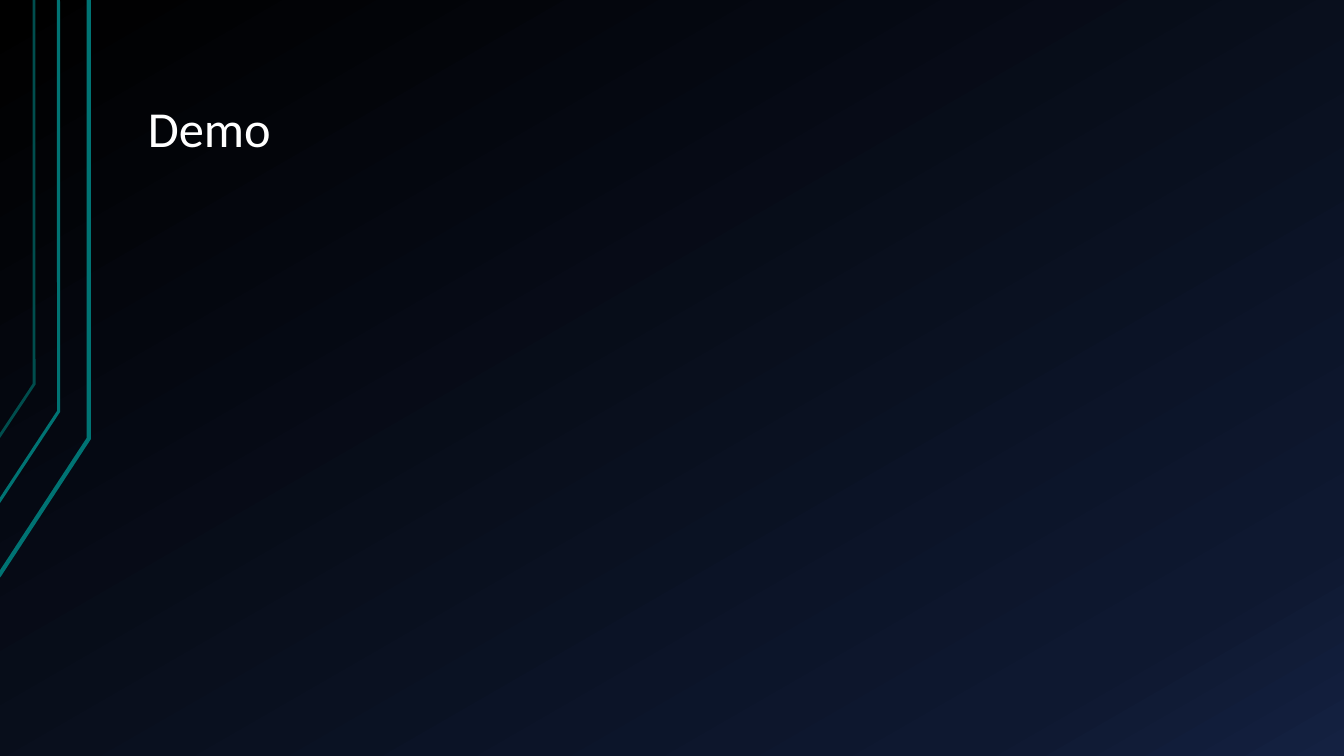
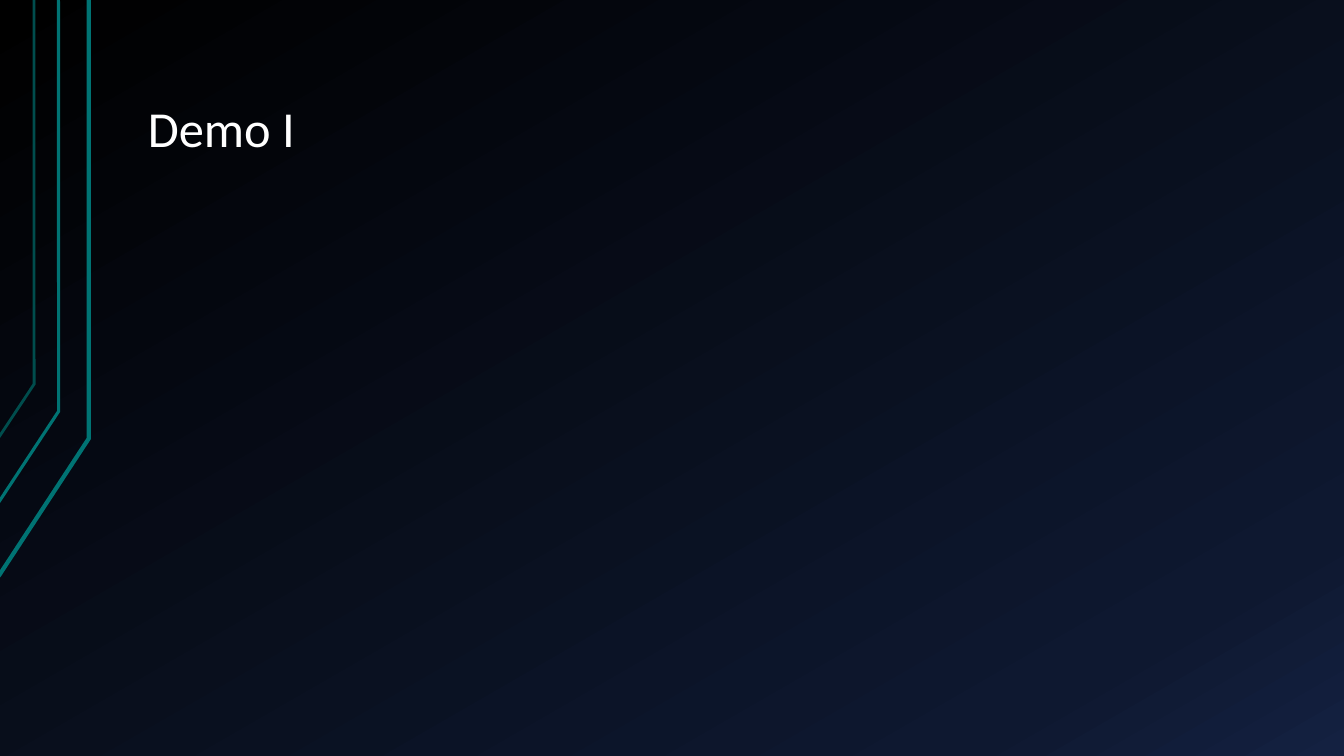
Before and after one commit to vkondrav/Porter-Simulation, a slide deck: slide 7 of Capstone Presentation.pptx. Drawn at 1344x756 pixels with LibreOffice and Linux fonts; fonts in the diff are those of the drawing. Boxes give left, top, right and bottom in pixels: in the first picture for what was removed or moved away, otherwise in the second. Text is boxed around its words. In the diff, an @@ line names an element or a change of style, - is before the commit and + after.

```diff
--- a/Capstone Presentation.pptx
+++ b/Capstone Presentation.pptx
@@ title at (x1=148, y1=114, x2=295, y2=148): text changed @@
-Demo
+Demo I
```
Also in this commit, not shown: 2 other slides changed, 5 slides added, 4 other files.
